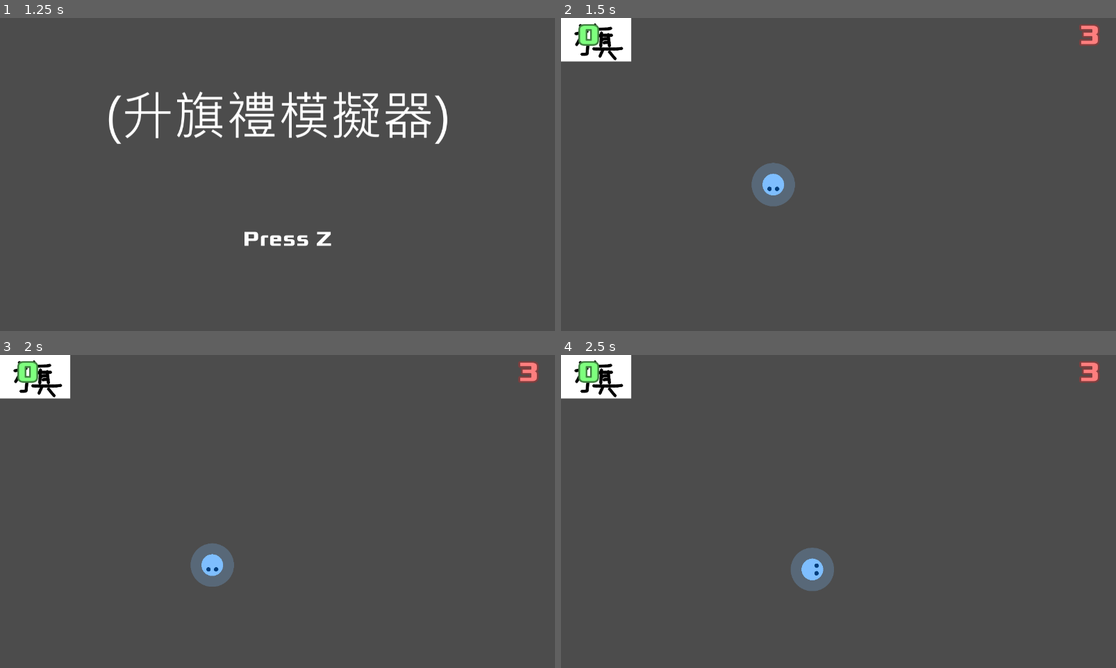
Above: before the commit, frames 1-4 (two rows, left to right).
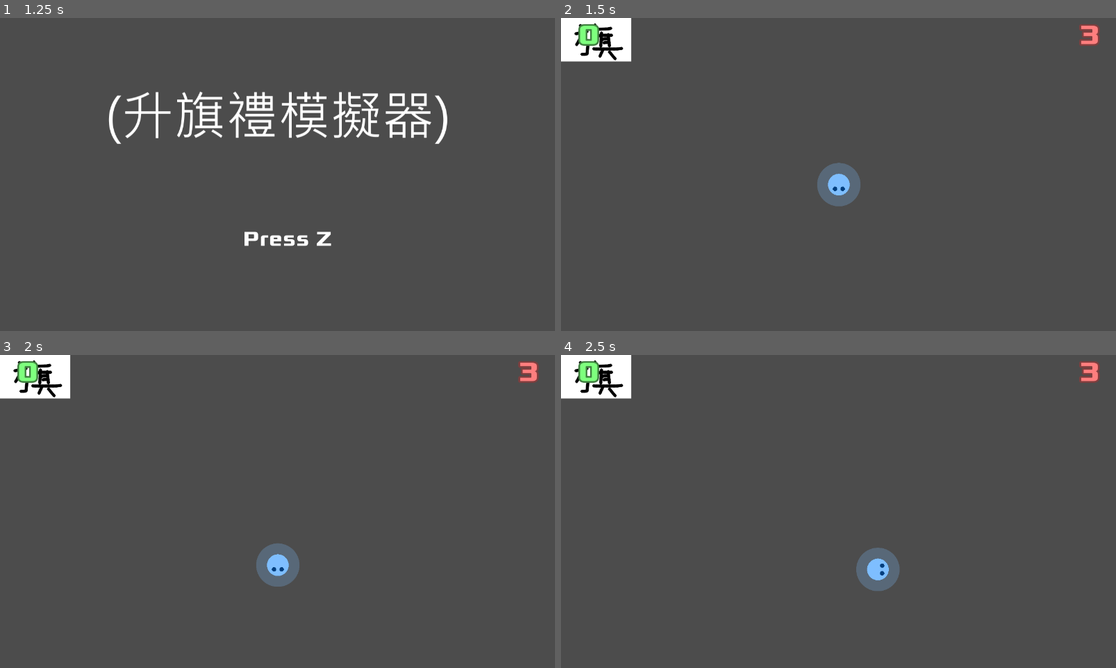
Above: after the commit, the same moments.

Repository: saimukzi/NfaoPoSim
Game: Godot game, scene res://MainScene/MainScene.tscn
Same seed, same stepped clock (60 frames per second), same inputs: the game is played once before the commit and once after it. Sound files missing from this copy of the repository are replaced by a short silence.
Inputs:
- Up to frame 1 (1.25 s): tap Enter at 0.5 s; hold Right (game_right) from 0.53 s (still down); hold Z (game_eat) from 0.53 s (still down)
- Up to frame 2 (1.5 s): release Right (game_right) at 1.28 s; release Z (game_eat) at 1.28 s; hold Down (game_down) from 1.28 s (still down); tap Z (game_eat) at 1.35 s
- Up to frame 3 (2 s): keep holding Down (game_down)
- Up to frame 4 (2.5 s): release Down (game_down) at 2.03 s; hold Right (game_right) from 2.03 s (still down); hold Z (game_eat) from 2.03 s (still down)

Frame 1 is identical in both runs. In frame 2, 1.7% of the frame differs, in the area x 34-54%, y 46-61%; in frame 3, 1.7%; in frame 4, 1.7%.

Commit message:
fix bug, player pos default center

Diff:
--- a/DemoStage/DemoMob.gd
+++ b/DemoStage/DemoMob.gd
@@ -69,14 +69,23 @@
 
 class GuiltyState extends MyState:
 	var flag_node
+	var sec_remain
+	var gone = false
 	func _init(flag_node): self.flag_node = flag_node
 	func start():
 		me.is_guilty = true
-		run()
-	func run():
+		sec_remain = me.guilty_sec
 		me.rotation = 0
-		yield(me.get_tree().create_timer(me.guilty_sec), "timeout")
-		set_next_state(FlagState.new(flag_node))
+	func _physics_process(delta):
+		sec_remain -= delta
+		if sec_remain <= 0 and (not gone):
+			gone = true
+			set_next_state(FlagState.new(flag_node))
+#		run()
+#	func run():
+#		me.rotation = 0
+#		yield(me.get_tree().create_timer(me.guilty_sec), "timeout")
+#		set_next_state(FlagState.new(flag_node))
 	func _on_flag_done(flag_node):
 		set_next_state(NormalState.new())
 
--- a/DemoStage/DemoStage.tscn
+++ b/DemoStage/DemoStage.tscn
@@ -24,7 +24,7 @@
 [node name="Game" parent="." instance=ExtResource( 1 )]
 
 [node name="PolicePlayer" parent="Game/Map" index="0"]
-position = Vector2( 489, 360 )
+rotation = -1.5708
 
 [node name="MobSpawner" type="Node2D" parent="Game/Map" index="1"]
 script = ExtResource( 2 )
